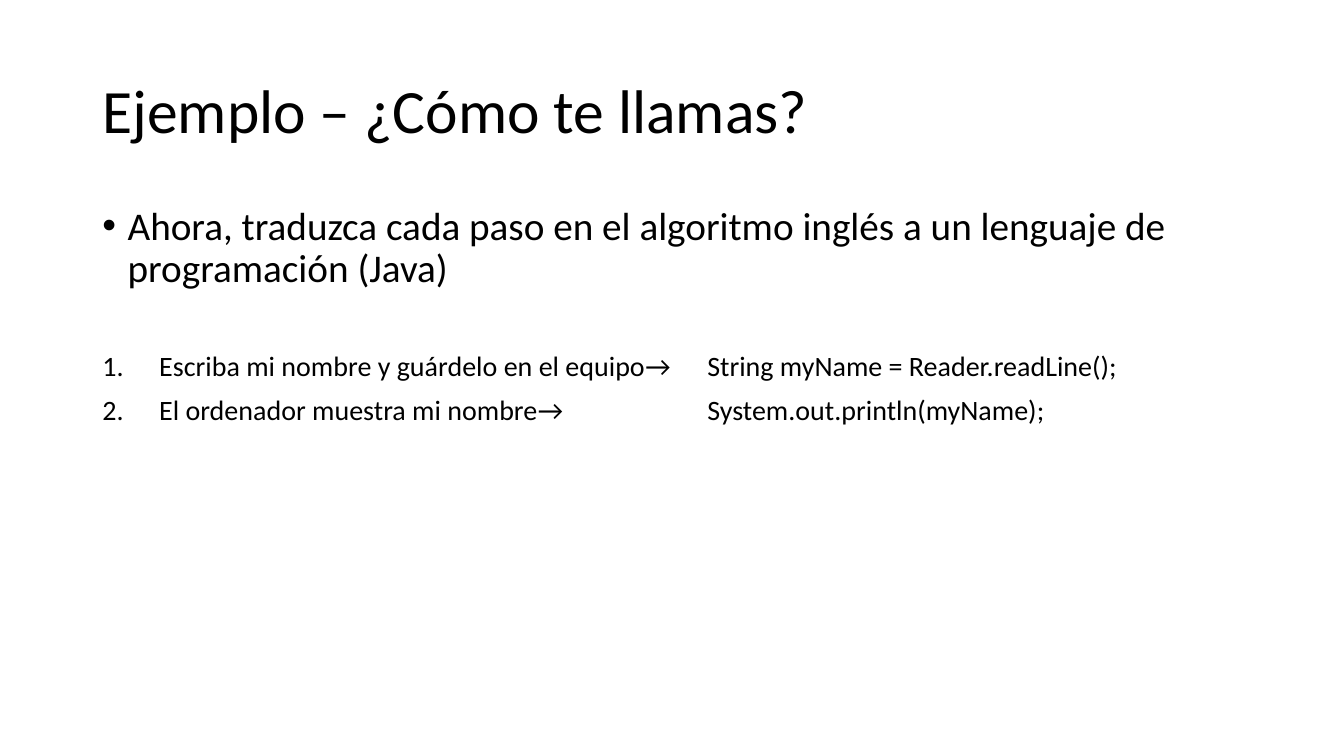
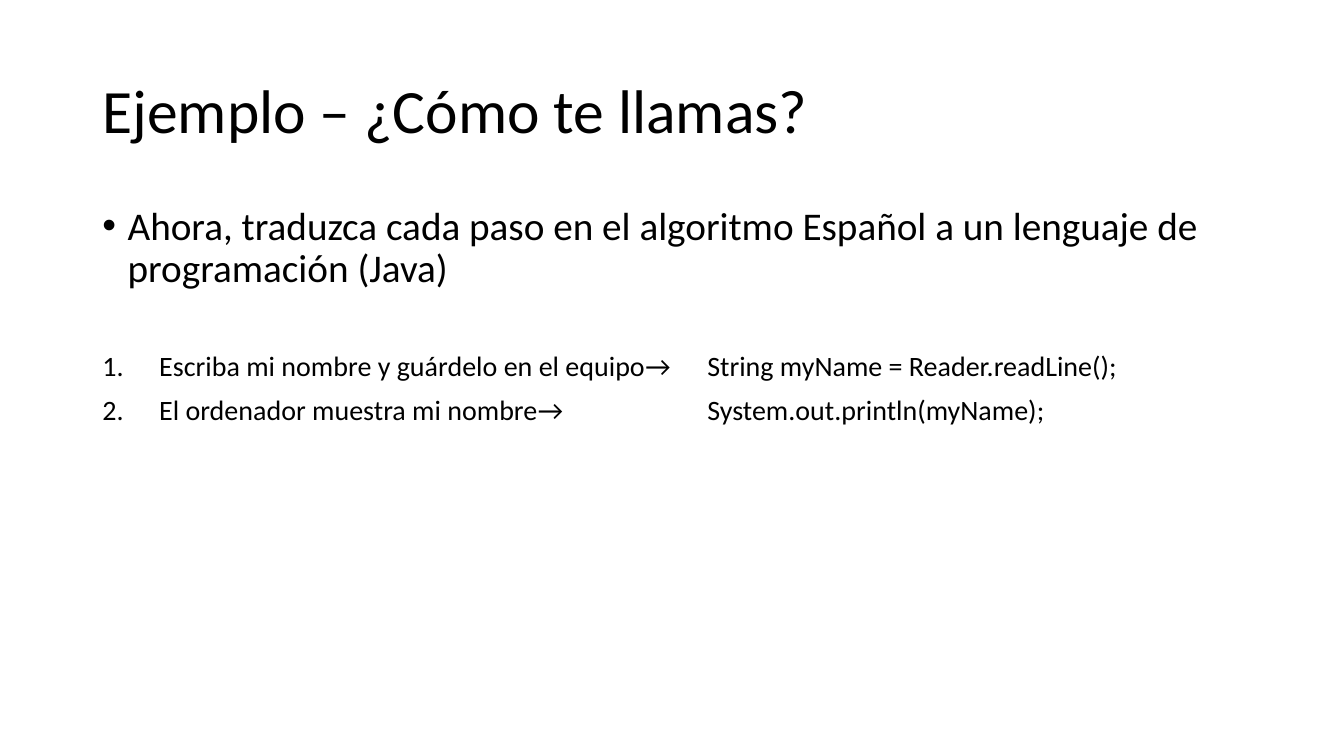
Before and after one commit to MrJoshGross/Course-Curricular-Material, a slide deck: slide 10 of Computer Science Principles/Lectures/Translated/Spanish/Conferencia 1 - Computadoras y Lenguajes de Programación.pptx. Drawn at 1344x756 pixels with LibreOffice and Linux fonts; fonts in the diff are those of the drawing. Boxes give left, top, right and bottom in pixels: in the first picture for what was removed or moved away, otherwise in the second. Text is boxed around its words. In the diff, an @@ line names an element or a change of style, - is before the commit and + after.

Commit message:
Update Conferencia 1 - Computadoras y Lenguajes de Programación.pptx
piecewise translation QA changes

```diff
--- a/Computer Science Principles/Lectures/Translated/Spanish/Conferencia 1 - Computadoras y Lenguajes de Programación.pptx
+++ b/Computer Science Principles/Lectures/Translated/Spanish/Conferencia 1 - Computadoras y Lenguajes de Programación.pptx
@@ text at (128,212,1197,289): text changed @@
-• Ahora, traduzca cada paso en el algoritmo inglés a un lenguaje de programación (Java)
+• Ahora, traduzca cada paso en el algoritmo Español a un lenguaje de programación (Java)
```
Also in this commit, not shown: 2 other slides changed.
